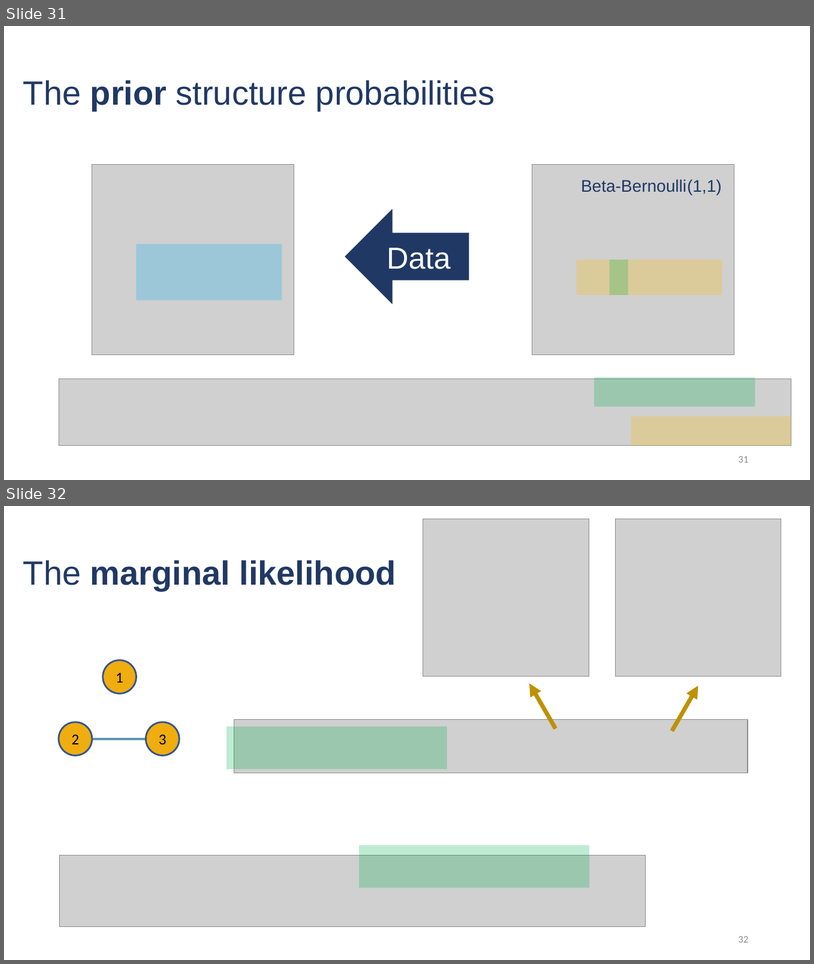
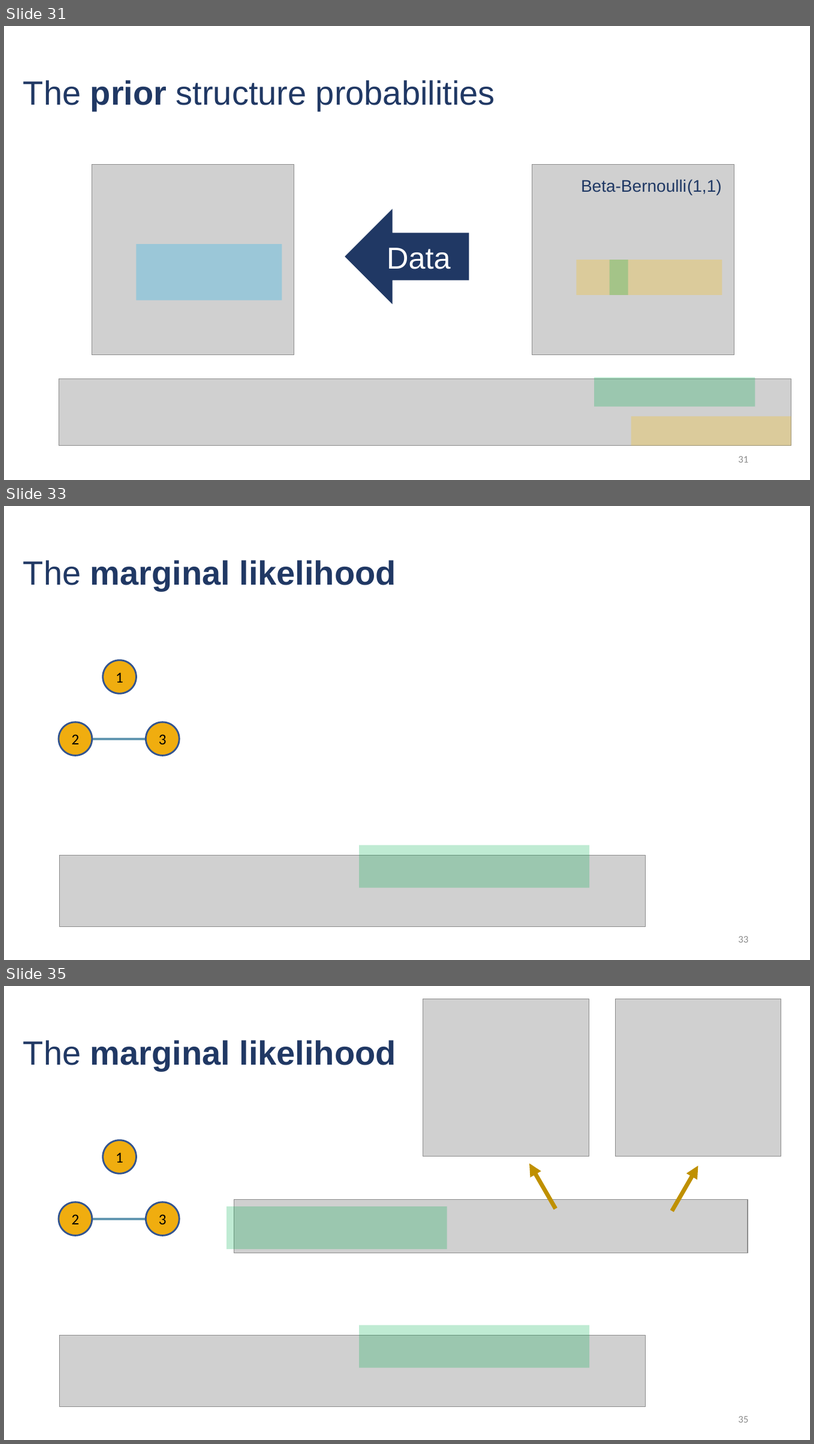
Before and after one commit to Bayesian-Graphical-Modelling-Lab/BGM_Workshops, a slide deck: raw material/session 1 introduction/Session I - Part I - Theory.pptx. Shown one above the other, each under a label of ours: slides 31 and 32 before the commit, slides 31, 33 and 35 after it; the slides between them are not shown. The pictures are 814x964 and 814x1444 pixels, drawn with LibreOffice and Linux fonts; fonts in the diff are those of the drawing; grey boxes stand for pictures. Boxes give left, top, right and bottom in pixels: in the first picture for what was removed or moved away, otherwise in the second. Text is boxed around its words. In the diff, an @@ line names an element or a change of style, - is before the commit and + after.

```diff
--- a/raw material/session 1 introduction/Session I - Part I - Theory.pptx
+++ b/raw material/session 1 introduction/Session I - Part I - Theory.pptx
@@ slide 33 added at box(4, 506, 810, 960), background #FFFFFF @@
@@ title added at box(23, 560, 396, 591), 40 pt, text #203864, bold @@
+The marginal likelihood
@@ group added at box(59, 660, 179, 755): 3 ellipses, 1 line @@
+1
+2
+3
@@ rectangle added at box(360, 845, 590, 888), fill #00B050 at 25% opacity @@
@@ picture added at box(60, 855, 646, 927) @@
@@ page number added at box(738, 936, 749, 942), 12 pt, text #8C8C8C @@
+33
@@ what was slide 32 is now slide 35 @@
@@ page number at box(738, 1416, 749, 1422): text changed @@
-32
+35
```
Also in this commit, not shown: 4 slides changed, 2 other slides added, 17 other files.
